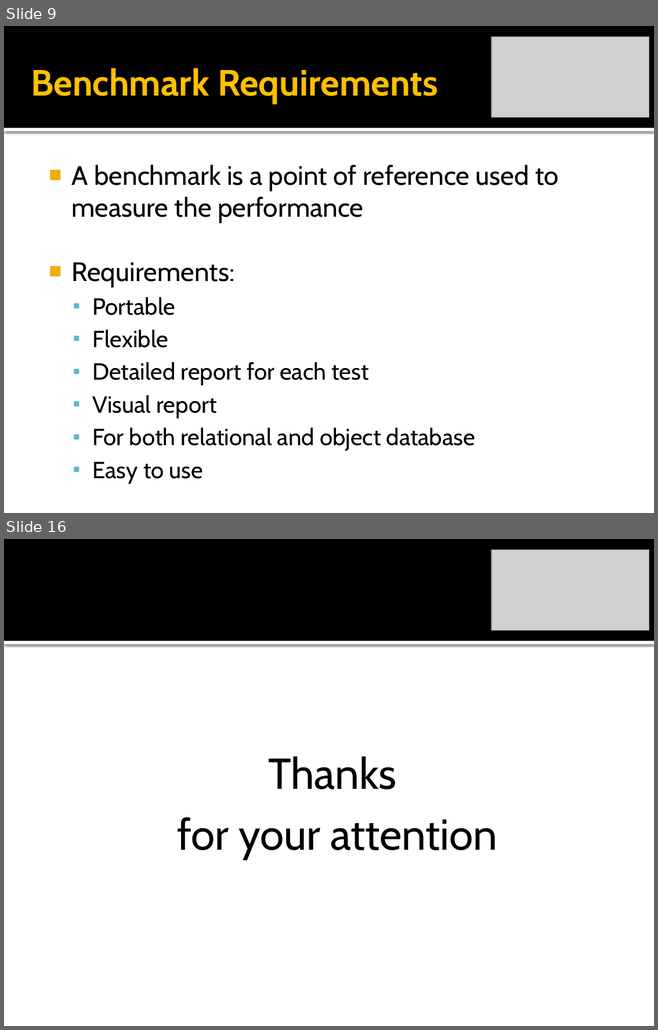
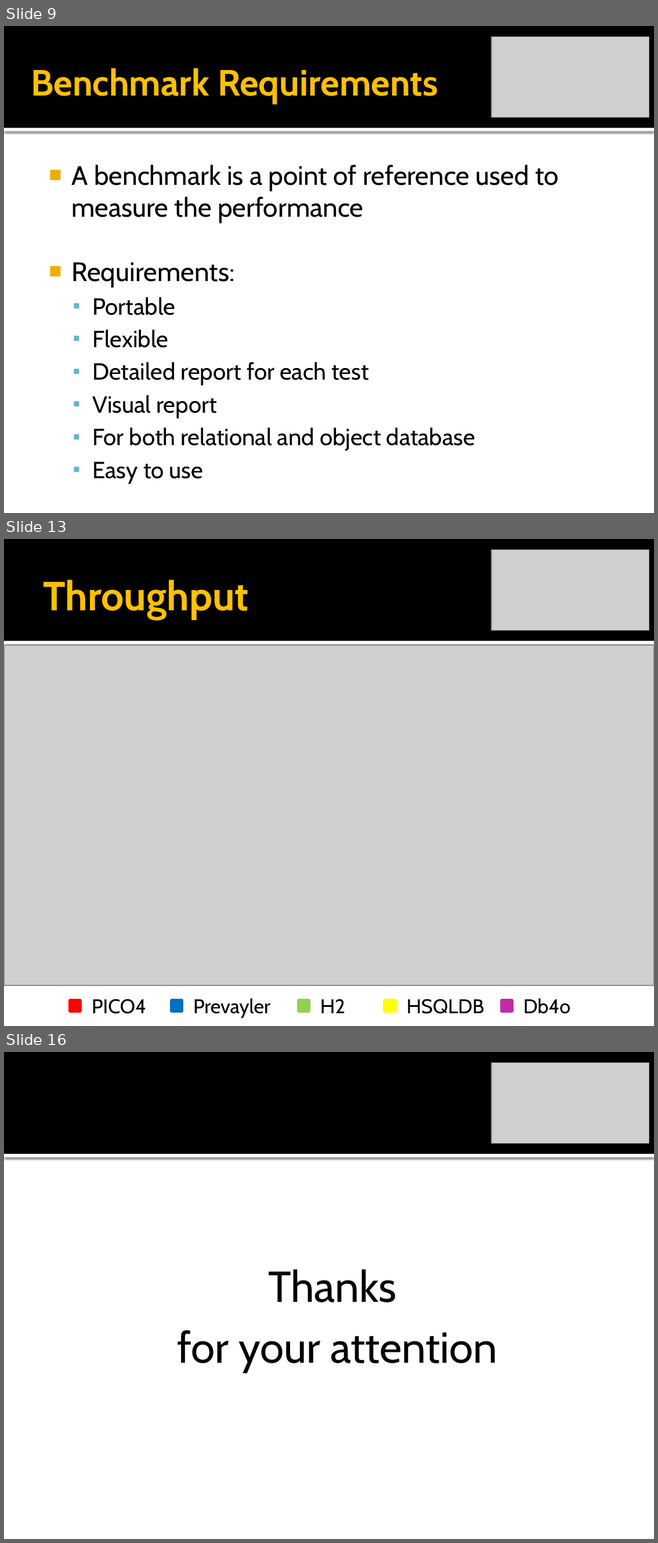
Before and after one commit to rickilama54/portable-db-bench, a slide deck: tesi/presentazione/Barbagallo-IMDB.pptx. Shown one above the other, each under a label of ours: slides 9 and 16 before the commit, slides 9, 13 and 16 after it; the slides between them are not shown. The pictures are 658x1030 and 658x1543 pixels, drawn with LibreOffice and Linux fonts; fonts in the diff are those of the drawing; grey boxes stand for pictures. Boxes give left, top, right and bottom in pixels: in the first picture for what was removed or moved away, otherwise in the second. Text is boxed around its words. In the diff, an @@ line names an element or a change of style, - is before the commit and + after.

```diff
--- a/tesi/presentazione/Barbagallo-IMDB.pptx
+++ b/tesi/presentazione/Barbagallo-IMDB.pptx
@@ slide 13 added at bbox=[4, 539, 654, 1026], background #FFFFFF; not listed: 2 template elements that a slide beside it also shows @@
@@ picture added at bbox=[491, 550, 648, 631] @@
@@ title added at bbox=[43, 580, 249, 620], 45 pt, text #FFC000, bold @@
+Throughput
@@ picture added at bbox=[4, 646, 654, 985] @@
@@ rectangle added at bbox=[70, 1001, 81, 1011], fill #FF0000, outline #FF0000 3.78 pt @@
@@ text added at bbox=[92, 999, 146, 1014], 22 pt, text #000000 @@
+PICO4
@@ rectangle added at bbox=[172, 1001, 182, 1011], fill #0070C0, outline #0070C0 3.78 pt @@
@@ text added at bbox=[193, 998, 270, 1018], 22 pt, text #000000 @@
+Prevayler
@@ rectangle added at bbox=[298, 1001, 308, 1011], fill #92D050, outline #92D050 3.78 pt @@
@@ text added at bbox=[320, 999, 345, 1013], 22 pt, text #000000 @@
+H2
@@ rectangle added at bbox=[384, 1001, 395, 1011], fill #FFFF00, outline #FFFF00 3.78 pt @@
@@ text added at bbox=[407, 999, 484, 1014], 22 pt, text #000000 @@
+HSQLDB
@@ rectangle added at bbox=[502, 1001, 512, 1011], fill #C52BA8, outline #C52BA8 3.78 pt @@
@@ text added at bbox=[523, 998, 570, 1014], 22 pt, text #000000 @@
+Db4o
```
Also in this commit, not shown: 9 slides changed, 3 other slides added, 1 slide removed.
